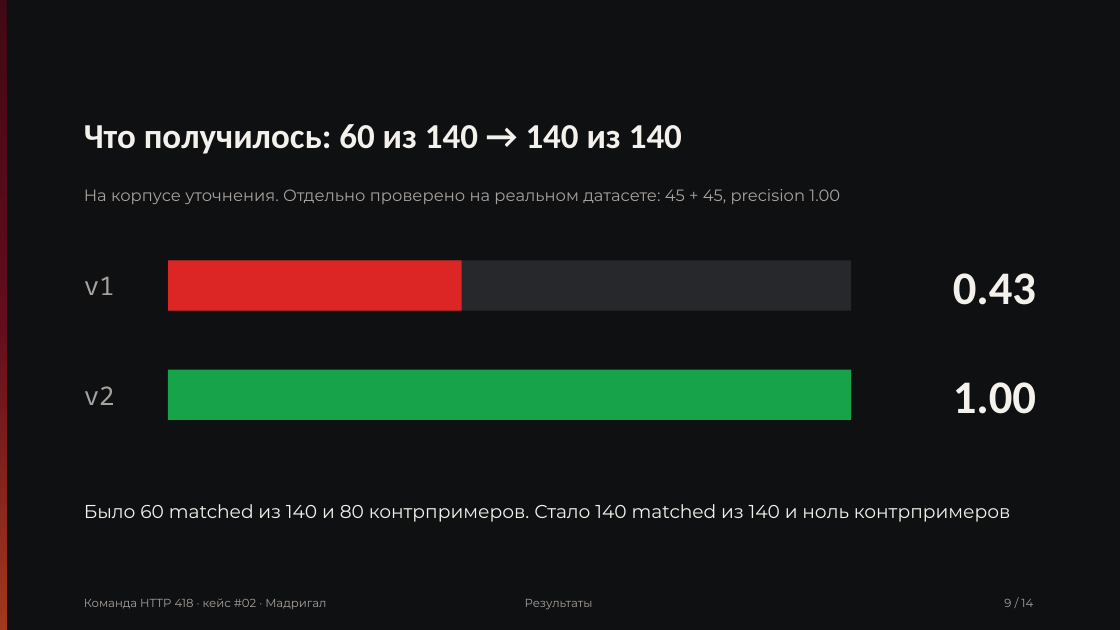
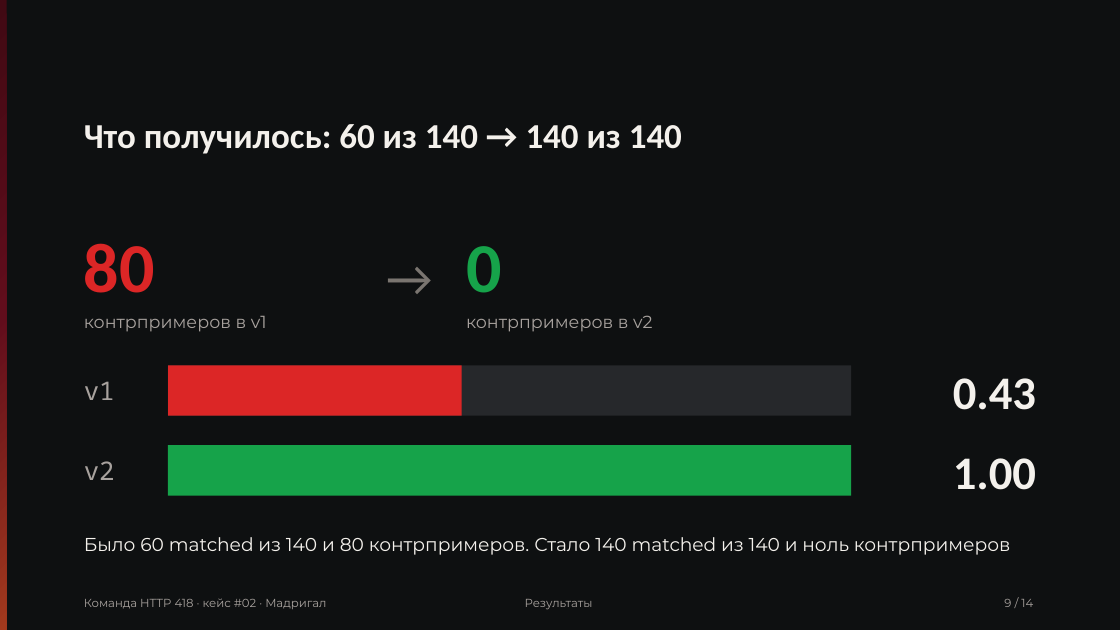
Before and after one commit to Pavel1778/madrigal-protocol-lab, a slide deck: slide 9 of presentation/slides.pptx. Drawn at 1120x630 pixels with LibreOffice and Linux fonts; fonts in the diff are those of the drawing. Boxes give left, top, right and bottom in pixels: in the first picture for what was removed or moved away, otherwise in the second. Text is boxed around its words. In the diff, an @@ line names an element or a change of style, - is before the commit and + after.

Commit message:
feat(presentation): add large-number accents and bump deck to v1.1.0
Slide 9 leads with the correction result (80 -> 0 counterexamples) and
slide 11 with the corpus figures (12 s, 350 MiB, 250k packets), matching
the redesign while keeping the brand fonts and burgundy accent. Bars and
accents are re-fit so nothing reaches the footer band on either deck.

```diff
--- a/presentation/slides.pptx
+++ b/presentation/slides.pptx
@@ text removed at (84, 189, 840, 204) @@
-На корпусе уточнения. Отдельно проверено на реальном датасете: 45 + 45, precision 1.00
@@ text added at (378, 210, 454, 311), 44 pt, text #7A7570 @@
+→
@@ text added at (84, 243, 155, 293), 60 pt, text #DC2626, bold @@
+80
@@ text added at (466, 246, 501, 293), 60 pt, text #16A34A, bold @@
+0
@@ text added at (84, 316, 267, 332), 15 pt, text #A8A29E @@
+контрпримеров в v1
@@ text added at (466, 315, 653, 332), 15 pt, text #A8A29E @@
+контрпримеров в v2
@@ 2 texts, 2 rectangles: place and size @@
-2 texts, 2 rectangles at (84, 260, 1036, 311)
+2 texts, 2 rectangles at (84, 365, 1036, 416)
@@ 2 texts, 1 rectangle: place and size @@
-2 texts, 1 rectangle at (84, 370, 1036, 420)
+2 texts, 1 rectangle at (84, 445, 1036, 496)
@@ text "Было 60 matched из 140 ...": place and size @@
-text "Было 60 matched из 140 ..." at (84, 504, 1011, 522)
+text "Было 60 matched из 140 ..." at (84, 537, 1011, 555)
```
Also in this commit, not shown: 2 other slides changed, 9 other files.
